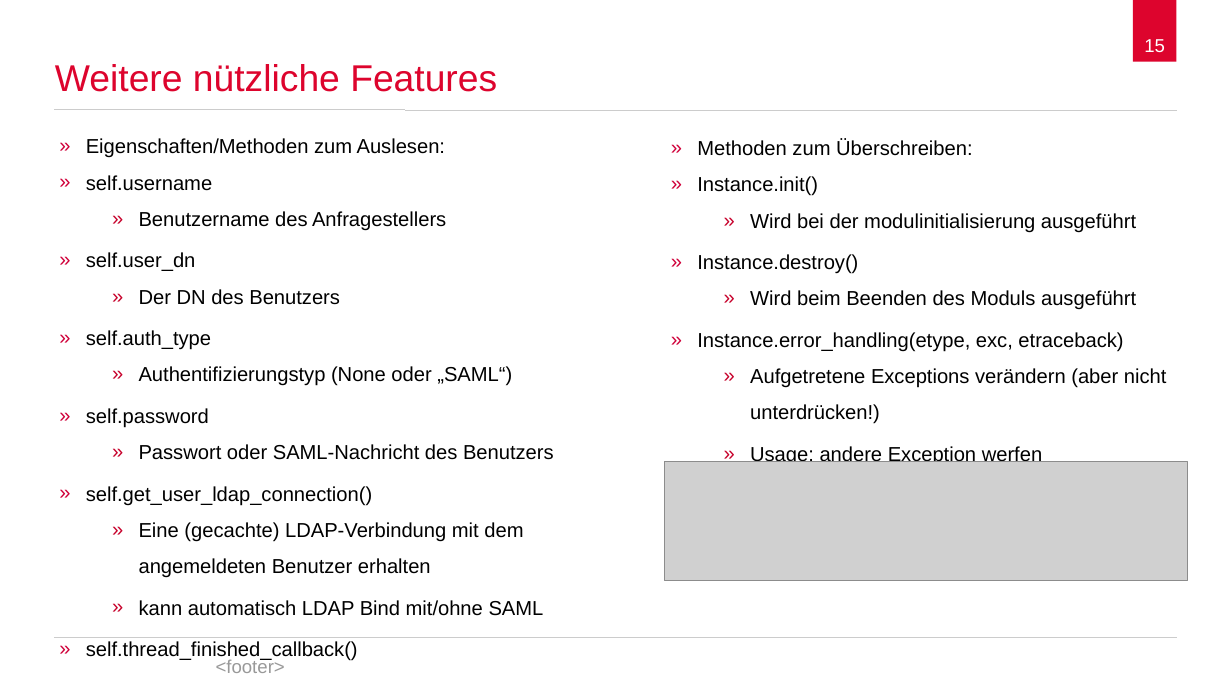
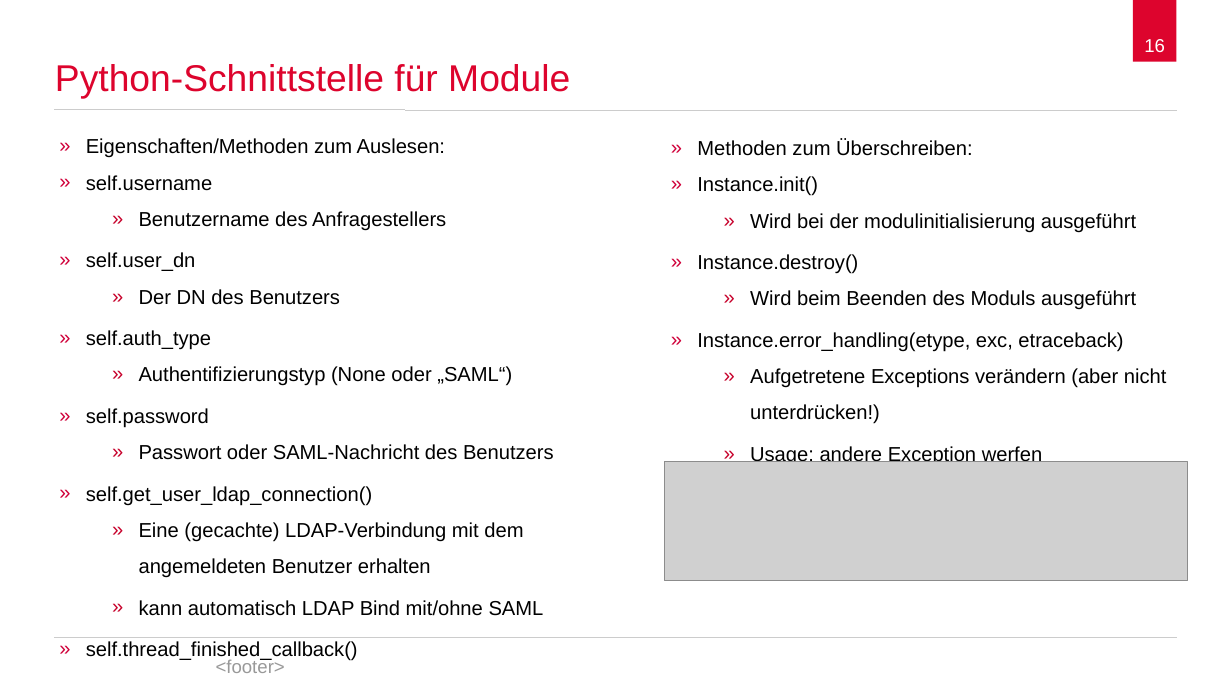
Before and after one commit to spaceone/presentations, a slide deck: slide 16 of univention-management-console/univention-management-console.odp (slide 15 before the commit). Drawn at 1232x693 pixels with LibreOffice and Linux fonts; fonts in the diff are those of the drawing; grey boxes stand for pictures; background and template pictures are left out. Boxes give left, top, right and bottom in pixels: in the first picture for what was removed or moved away, otherwise in the second. Text is boxed around its words. In the diff, an @@ line names an element or a change of style, - is before the commit and + after.

```diff
--- a/univention-management-console/univention-management-console.odp
+++ b/univention-management-console/univention-management-console.odp
@@ page number at <box>1144,39,1165,52</box>: text changed @@
-15
+16
@@ title at <box>55,64,570,99</box>: text changed @@
-Weitere nützliche Features
+Python-Schnittstelle für Module
```
Also in this commit, not shown: 8 other slides changed.
